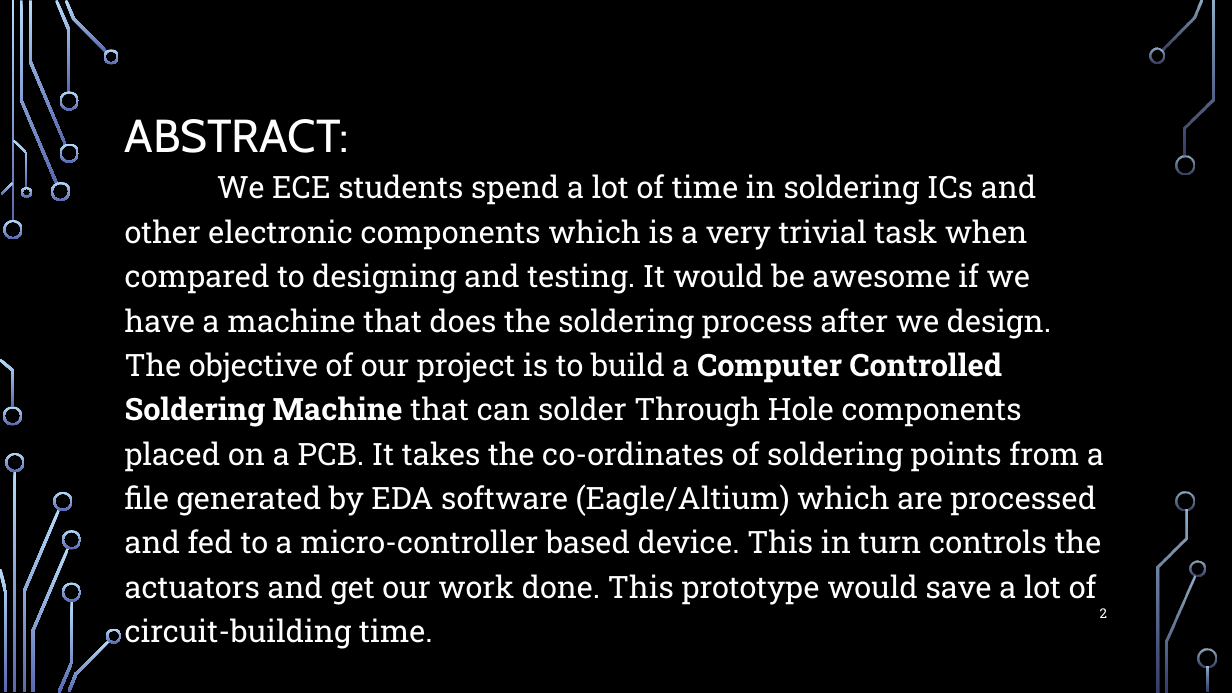
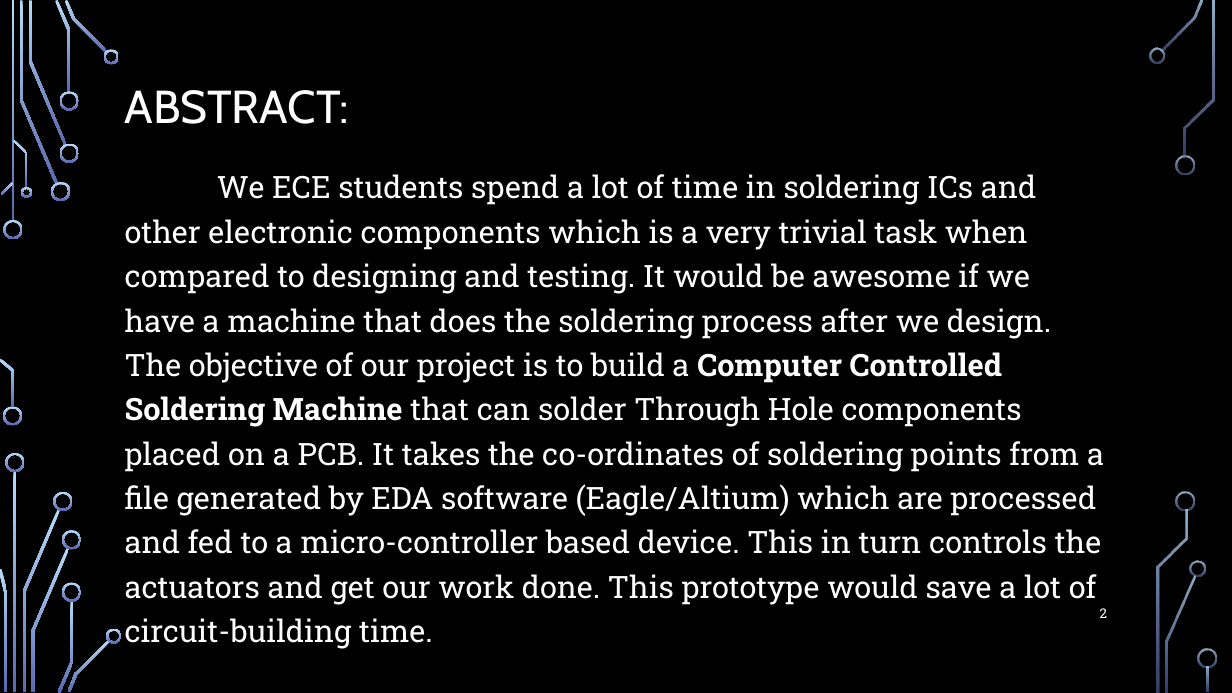
Before and after one commit to kasi2809/plotter_mini_rceg, a slide deck: slide 2 of automated_soldering_machine.pptx. Drawn at 1232x693 pixels with LibreOffice and Linux fonts; fonts in the diff are those of the drawing; background and template pictures are left out. Boxes give left, top, right and bottom in pixels: in the first picture for what was removed or moved away, otherwise in the second. Text is boxed around its words. In the diff, an @@ line names an element or a change of style, - is before the commit and + after.

```diff
--- a/automated_soldering_machine.pptx
+++ b/automated_soldering_machine.pptx
@@ title "ABSTRACT:" moved from (x1=125, y1=119, x2=349, y2=153) to (x1=125, y1=90, x2=349, y2=124) @@
```
Also in this commit, not shown: 3 other slides changed, 1 slide removed.
